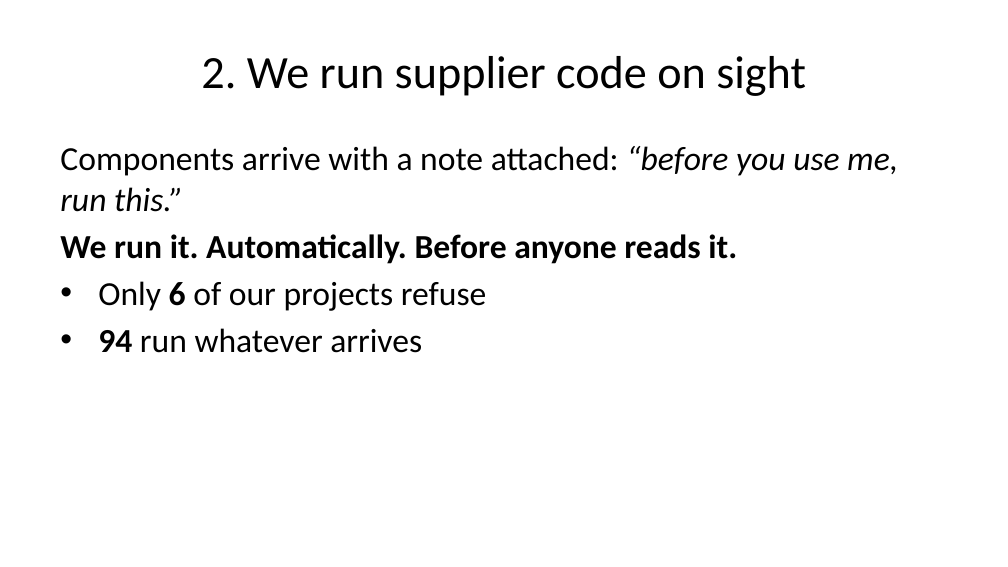
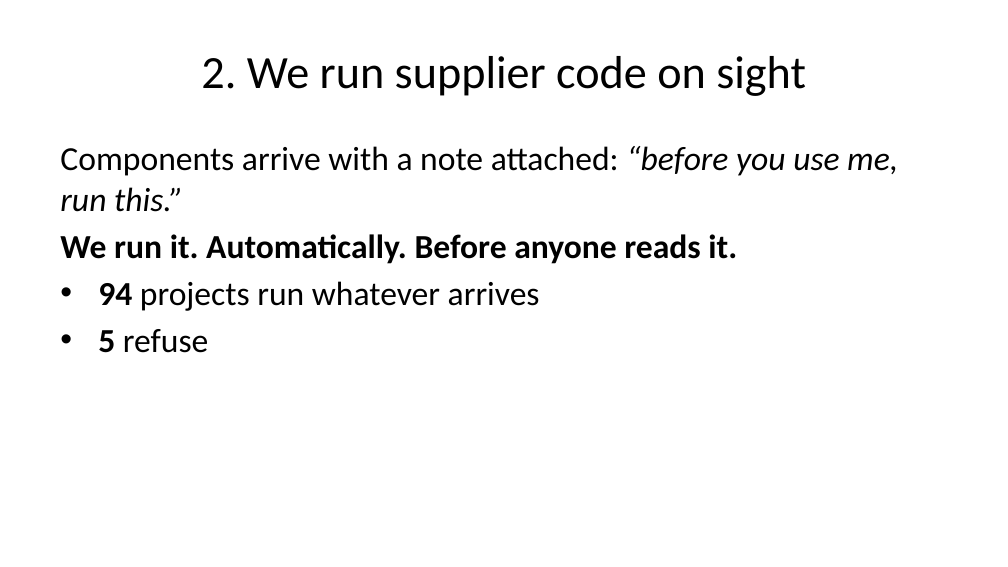
Before and after one commit to sealmindset/auditgithub, a slide deck: slide 7 of docs/playbooks/npm-supply-chain-exposure-slides.pptx. Drawn at 1008x567 pixels with LibreOffice and Linux fonts; fonts in the diff are those of the drawing. Boxes give left, top, right and bottom in pixels: in the first picture for what was removed or moved away, otherwise in the second. Text is boxed around its words. In the diff, an @@ line names an element or a change of style, - is before the commit and + after.

```diff
--- a/docs/playbooks/npm-supply-chain-exposure-slides.pptx
+++ b/docs/playbooks/npm-supply-chain-exposure-slides.pptx
@@ text at <box>98,281,540,353</box>: text changed @@
-• Only 6 of our projects refuse
-• 94 run whatever arrives
+• 94 projects run whatever arrives
+• 5 refuse
```
Also in this commit, not shown: 1 other slide changed, 24 slides added, 11 other files.
